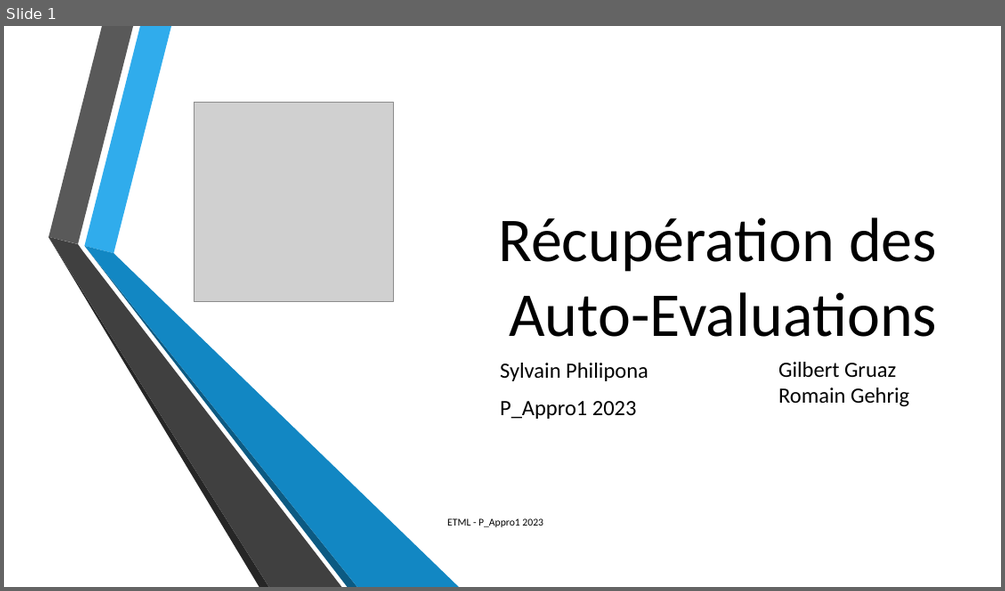
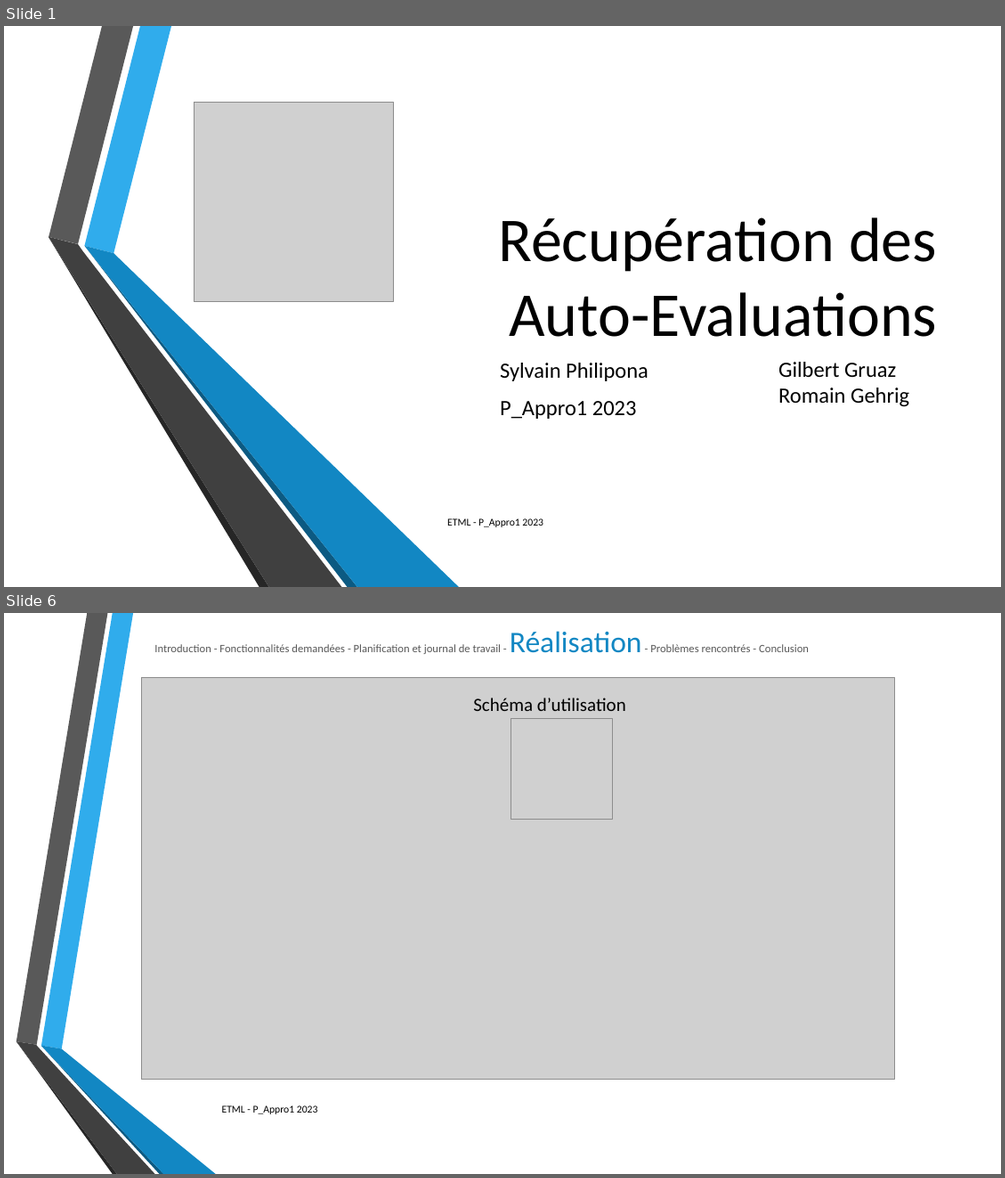
Before and after one commit to SylvainPhilipona/Recuperation-des-AutoEvaluations, a slide deck: CDC-rapport-jdt/Presentation/Presentation_philipona.pptx. Shown one above the other, each under a label of ours: slide 1 before the commit, slides 1 and 6 after it; the slides between them are not shown. The pictures are 1005x591 and 1005x1178 pixels, drawn with LibreOffice and Linux fonts; fonts in the diff are those of the drawing; grey boxes stand for pictures; background and template pictures are left out. Boxes give left, top, right and bottom in pixels: in the first picture for what was removed or moved away, otherwise in the second. Text is boxed around its words. In the diff, an @@ line names an element or a change of style, - is before the commit and + after.

```diff
--- a/CDC-rapport-jdt/Presentation/Presentation_philipona.pptx
+++ b/CDC-rapport-jdt/Presentation/Presentation_philipona.pptx
@@ slide 6 added at <box>4,613,1001,1174</box>, background picture (left out) @@
@@ title added at <box>154,631,809,654</box>, 10.8 pt, text #595959 @@
+Introduction - Fonctionnalités demandées - Planification et journal de travail - Réalisation - Problèmes rencontrés - Conclusion
@@ picture added at <box>142,677,895,1078</box> @@
@@ text added at <box>473,698,626,711</box>, 18 pt, text #000000 @@
+Schéma d’utilisation
@@ picture added at <box>511,718,613,819</box> @@
@@ group added at <box>16,613,216,1174</box>: 6 freeform shapes @@
@@ text added at <box>222,1105,318,1114</box>, 10 pt, text #000000 @@
+ETML - P_Appro1 2023
```
Also in this commit, not shown: 8 slides changed.
